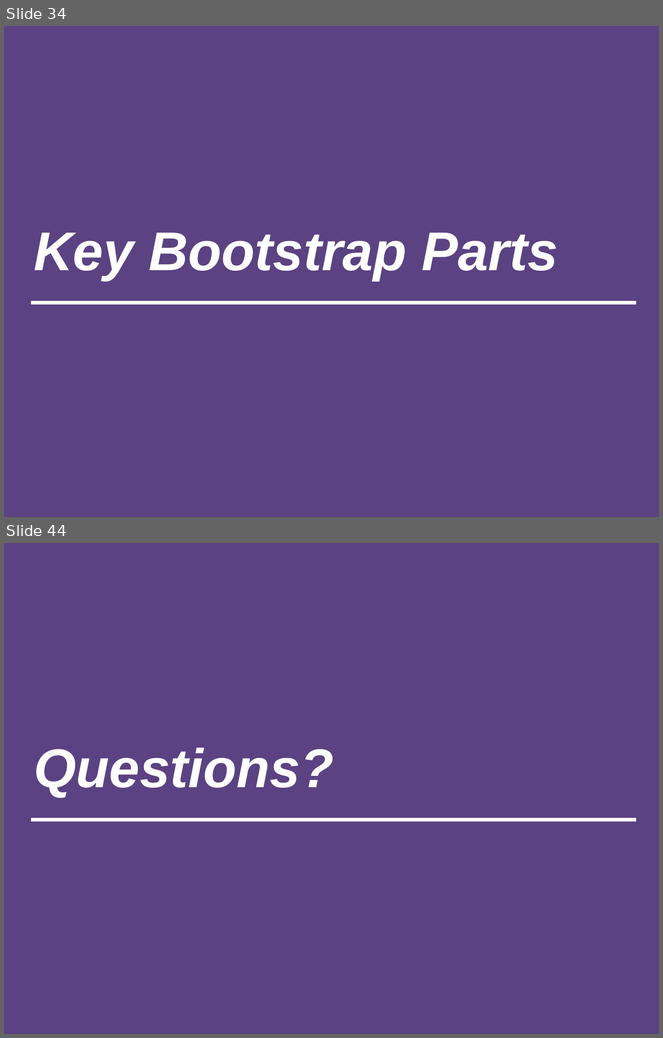
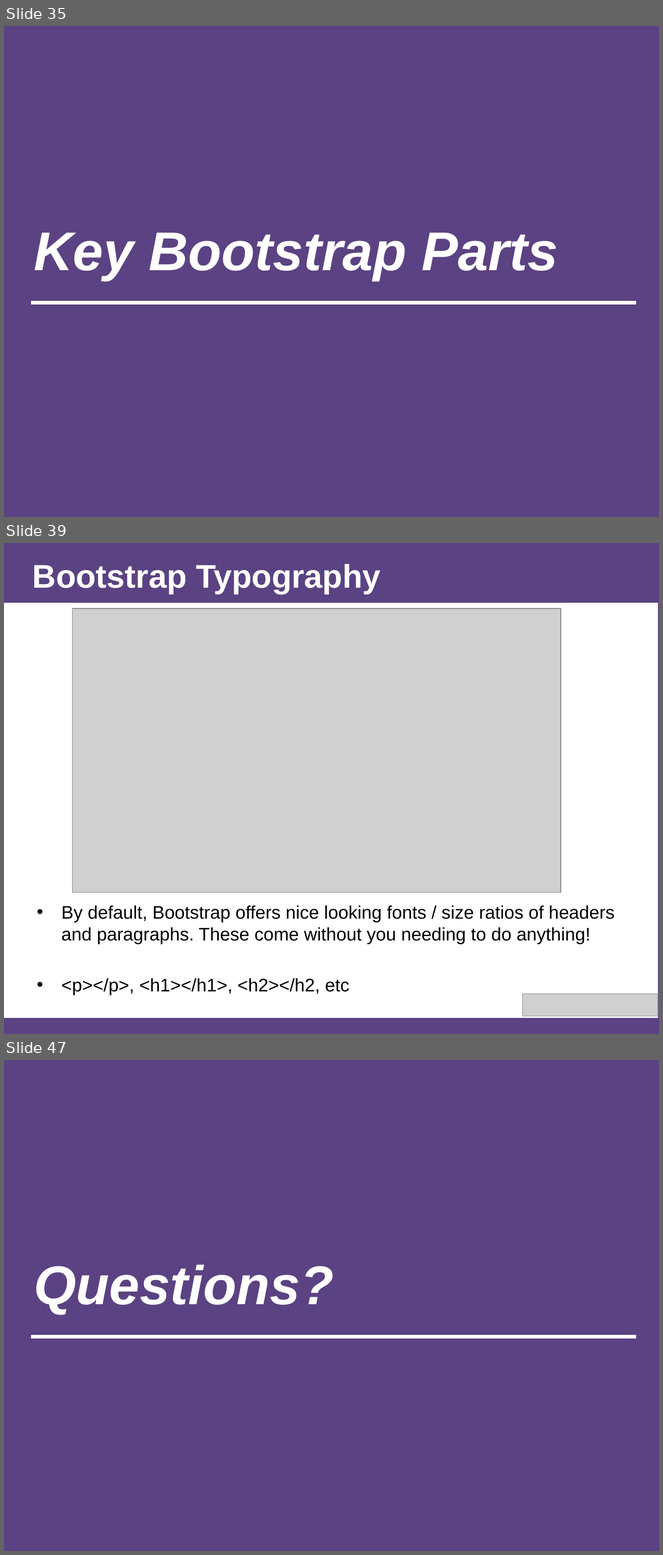
Before and after one commit to afhaque/Rice-DevChats-Bootstrap, a slide deck: slides/AHaque_Bootstrap-Presentation_1-24-15.pptx. Shown one above the other, each under a label of ours: slides 34 and 44 before the commit, slides 35, 39 and 47 after it; the slides between them are not shown. The pictures are 663x1038 and 663x1555 pixels, drawn with LibreOffice and Linux fonts; fonts in the diff are those of the drawing; grey boxes stand for pictures. Boxes give left, top, right and bottom in pixels: in the first picture for what was removed or moved away, otherwise in the second. Text is boxed around its words. In the diff, an @@ line names an element or a change of style, - is before the commit and + after.

```diff
--- a/slides/AHaque_Bootstrap-Presentation_1-24-15.pptx
+++ b/slides/AHaque_Bootstrap-Presentation_1-24-15.pptx
@@ slide 39 added at (4, 543, 659, 1034), background #5B4282 @@
@@ title added at (33, 564, 381, 593), 36 pt, text #FFFFFF, bold @@
+Bootstrap Typography
@@ rectangle added at (4, 603, 658, 1018), fill #FFFFFF @@
@@ picture added at (73, 609, 561, 893) @@
@@ text added at (61, 905, 615, 995), 20 pt, text #000000 @@
+• By default, Bootstrap offers nice looking fonts / size ratios of headers and paragraphs. These come without you needing to do anything!
+• <p></p>, <h1></h1>, <h2></h2, etc
@@ picture added at (523, 994, 659, 1016) @@
@@ what was slide 34 is now slide 35 @@
@@ what was slide 44 is now slide 47 @@
```
Also in this commit, not shown: 6 slides changed, 8 other slides added, 6 slides removed, 2 other files.
